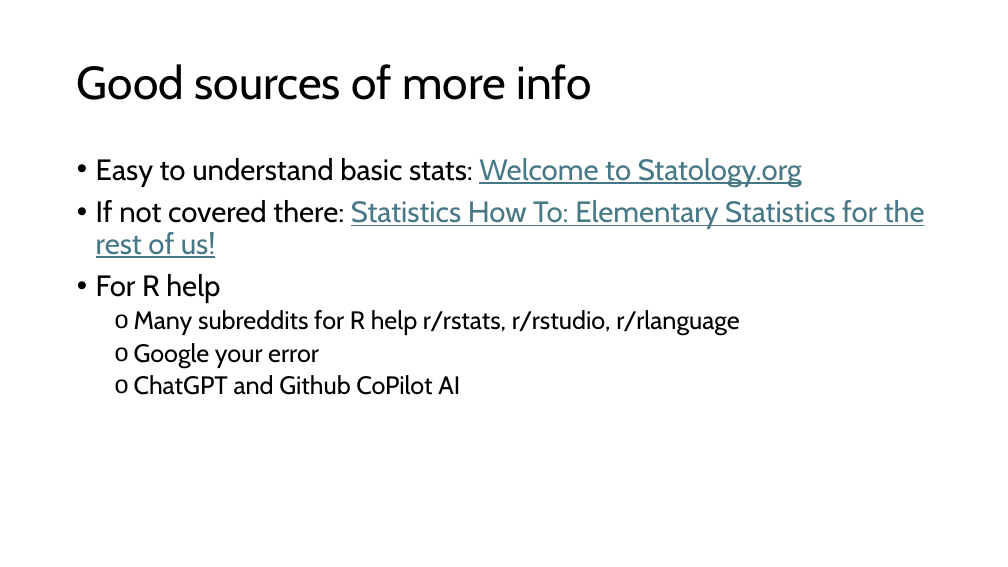
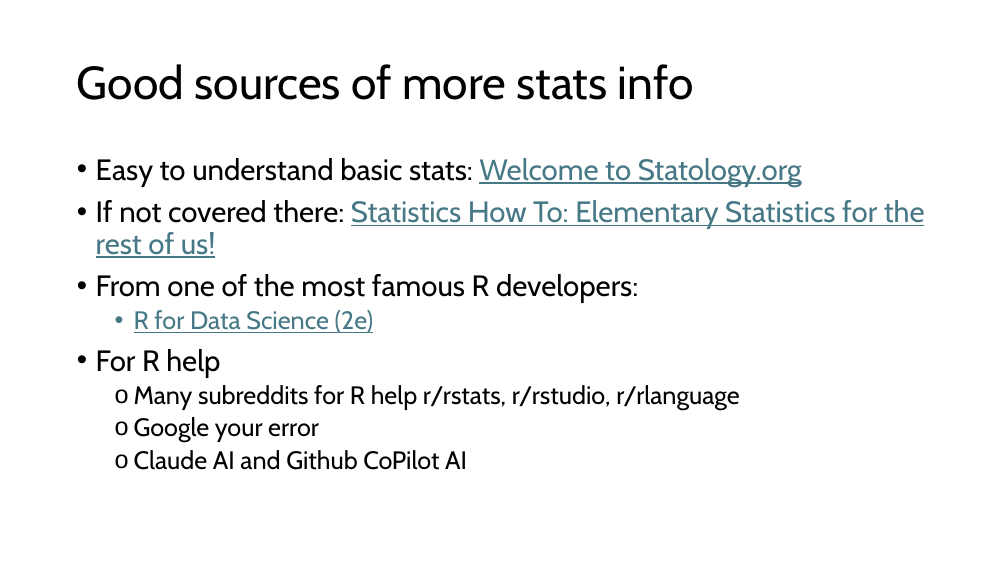
Before and after one commit to HTS-dev96/Pragmatic-R-and-Stats, a slide deck: slide 7 of Pratical Approach to stats and R.pptx. Drawn at 1008x567 pixels with LibreOffice and Linux fonts; fonts in the diff are those of the drawing. Boxes give left, top, right and bottom in pixels: in the first picture for what was removed or moved away, otherwise in the second. Text is boxed around its words. In the diff, an @@ line names an element or a change of style, - is before the commit and + after.

```diff
--- a/Pratical Approach to stats and R.pptx
+++ b/Pratical Approach to stats and R.pptx
@@ title at [77, 64, 694, 100]: text changed @@
-Good sources of more info
+Good sources of more stats info
@@ text at [96, 274, 638, 333]: paragraphs added @@
+• From one of the most famous R developers:
+  • R for Data Science (2e)
@@ text at [134, 450, 467, 470]: text changed @@
-  o ChatGPT and Github CoPilot AI
+  o Claude AI and Github CoPilot AI
```
Also in this commit, not shown: 2 other slides changed, 5 slides added.
